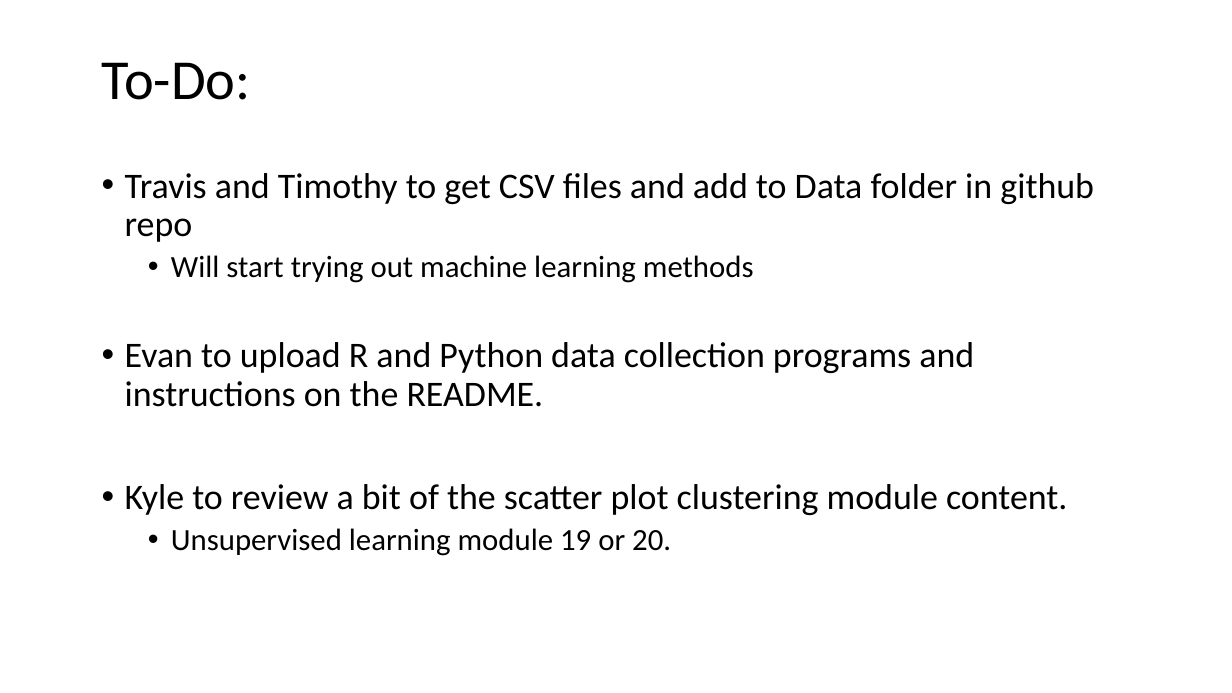
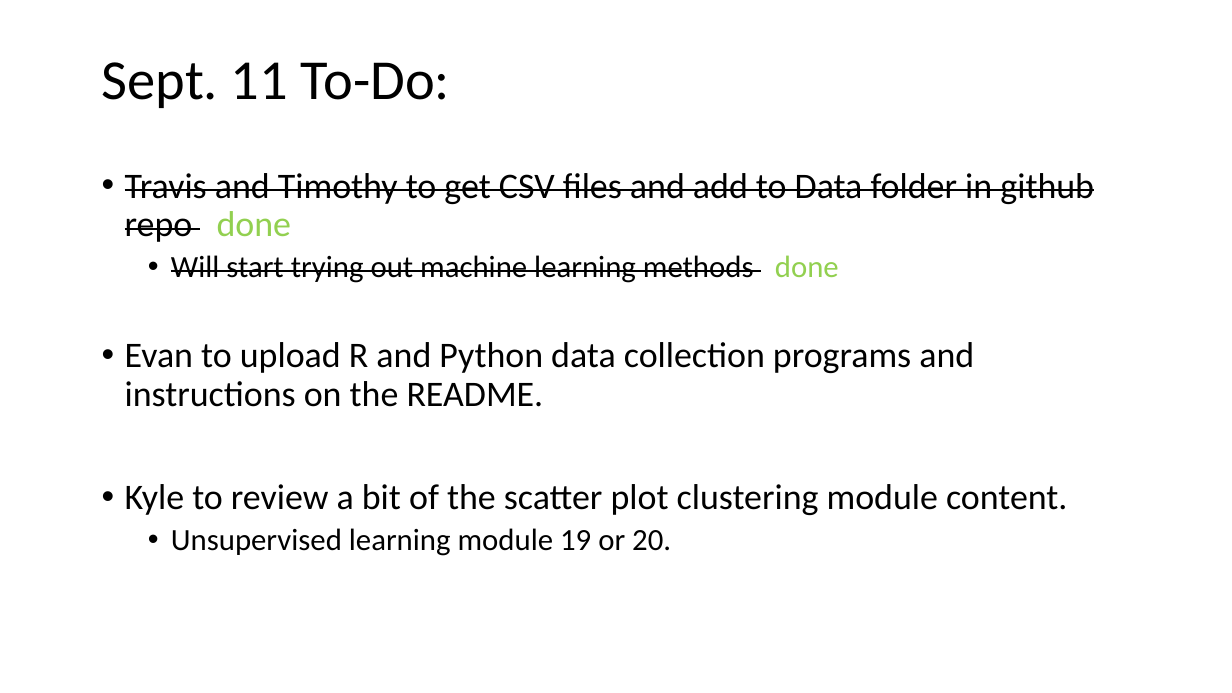
Before and after one commit to Evdawg/Project_4_FF_ML, a slide deck: slide 5 of Project_3_outline.pptm. Drawn at 1232x693 pixels with LibreOffice and Linux fonts; fonts in the diff are those of the drawing. Boxes give left, top, right and bottom in pixels: in the first picture for what was removed or moved away, otherwise in the second. Text is boxed around its words. In the diff, an @@ line names an element or a change of style, - is before the commit and + after.

```diff
--- a/Project_3_outline.pptm
+++ b/Project_3_outline.pptm
@@ title at box(102, 62, 450, 108): text changed @@
-To-Do:
+Sept. 11 To-Do:
@@ text at box(125, 173, 1094, 283): text changed @@
-• Travis and Timothy to get CSV files and add to Data folder in github repo
-  • Will start trying out machine learning methods
+• Travis and Timothy to get CSV files and add to Data folder in github repo done
+  • Will start trying out machine learning methods done
```
Also in this commit, not shown: 1 slide added, 3 other files.
